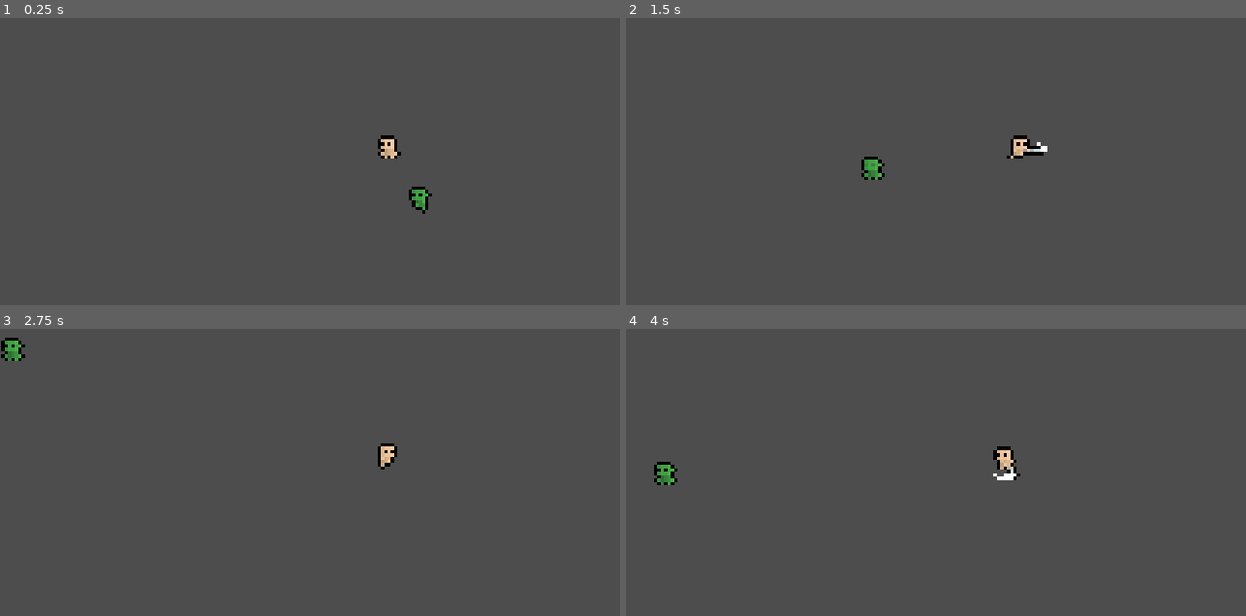
Above: before the commit, frames 1-4 (two rows, left to right).
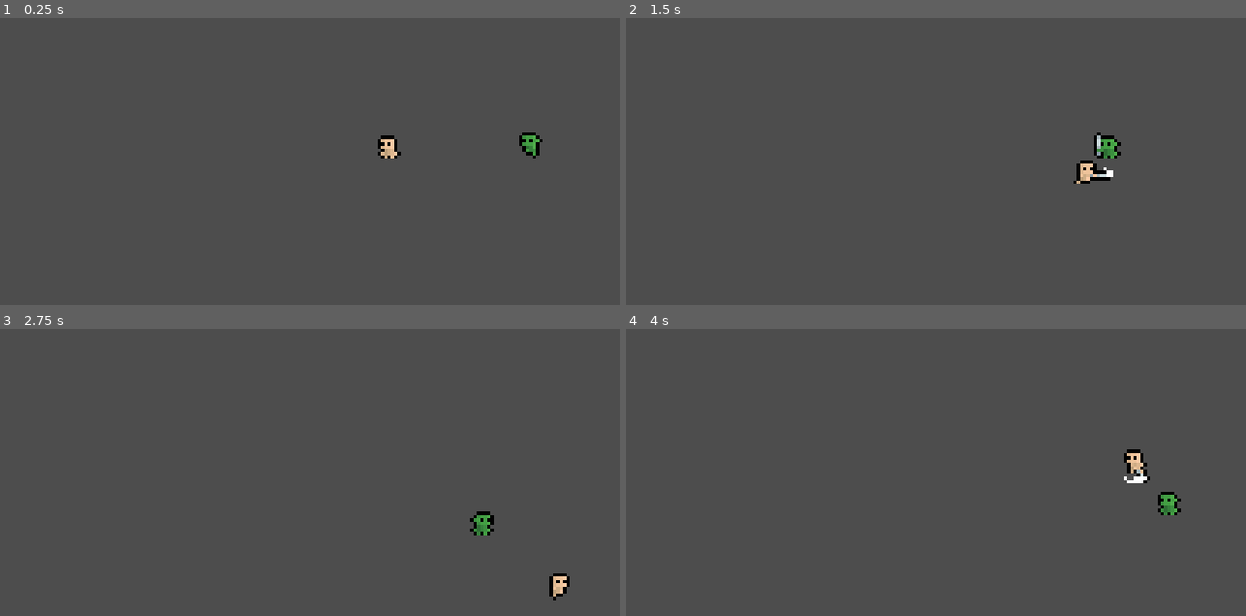
Above: after the commit, the same moments.

Repository: caceders/godot-tools
Game: Godot game, scene res://Scenes/Test.tscn
The game is run twice, just before and just after one commit, with the same random seed, the same clock (stepped at 60 frames per second) and the same inputs. The project has no main scene, so this scene is started directly.
Inputs:
- Up to frame 1 (0.25 s): no input
- Up to frame 2 (1.5 s): hold D (right) 0.53-1.28 s; tap Space (attack) at 0.6, 1.35 s; hold S (down) from 1.28 s (still down)
- Up to frame 3 (2.75 s): release S (down) at 2.03 s; hold D (right) from 2.03 s (still down); tap Space (attack) at 2.1 s
- Up to frame 4 (4 s): release D (right) at 2.78 s; hold W (up) 2.78-3.53 s; tap Space (attack) at 2.85, 3.6 s; hold A (left) from 3.53 s (still down)

The runs differ from the first frame. In frame 1, 0.5% of the frame differs, in the area x 65-88%, y 39-69%; in frame 2, 1.2%, in the area x 37-80%, y 39-58%; in frame 3, 1.0%; in frame 4, 1.2%.

Commit message:
feat: added some functionality to the enemy

Diff:
--- a/Scenes/Test.tscn
+++ b/Scenes/Test.tscn
@@ -10,4 +10,4 @@
 [node name="Camera2D" type="Camera2D" parent="Player"]
 
 [node name="Enemy" parent="." instance=ExtResource("2_ufi7k")]
-position = Vector2(17, 18)
+position = Vector2(44.88, 0)
--- a/Scenes/enemy.tscn
+++ b/Scenes/enemy.tscn
@@ -7,6 +7,9 @@
 [ext_resource type="Texture2D" uid="uid://bs1soxc80itm4" path="res://Assets/Minifantasy_Dungeon_Assets/Characters/Orc/Walk.png" id="5_r154k"]
 [ext_resource type="Script" path="res://Tools/AnimatedSprite2DController/animatedSprite2DController.gd" id="6_cjwk8"]
 
+[sub_resource type="RectangleShape2D" id="RectangleShape2D_gvesa"]
+size = Vector2(8, 8)
+
 [sub_resource type="AtlasTexture" id="AtlasTexture_jnyjk"]
 atlas = ExtResource("3_xaou8")
 region = Rect2(0, 32, 32, 32)
@@ -292,29 +295,37 @@
 radius = 106.042
 
 [sub_resource type="CircleShape2D" id="CircleShape2D_6achk"]
-radius = 18.0278
-
-[node name="Enemy" type="CharacterBody2D"]
+radius = 9.0
+
+[node name="Enemy" type="Node2D" node_paths=PackedStringArray("entity", "animated_sprite_controller", "detection_area", "attack_area")]
+script = ExtResource("2_ltvqw")
+entity = NodePath("Enemy")
+animated_sprite_controller = NodePath("Enemy/AnimatedSprite2DController")
+detection_area = NodePath("Enemy/DetectionArea")
+attack_area = NodePath("Enemy/AttackArea")
+target_groups = Array[String](["Player"])
+
+[node name="Enemy" type="CharacterBody2D" parent="."]
 script = ExtResource("1_wakf3")
-
-[node name="Enemy" type="Node" parent="." node_paths=PackedStringArray("entity", "animated_sprite_controller", "detection_area", "attack_area")]
-script = ExtResource("2_ltvqw")
-entity = NodePath("..")
-animated_sprite_controller = NodePath("../AnimatedSprite2DController")
-detection_area = NodePath("../DetectionArea")
-attack_area = NodePath("../AttackArea")
-
-[node name="AnimatedSprite2DController" type="AnimatedSprite2D" parent="."]
+speed = 20.0
+
+[node name="HitBox" type="CollisionShape2D" parent="Enemy"]
+position = Vector2(0, -1)
+shape = SubResource("RectangleShape2D_gvesa")
+
+[node name="AnimatedSprite2DController" type="AnimatedSprite2D" parent="Enemy"]
 sprite_frames = SubResource("SpriteFrames_2l87c")
-animation = &"enemyAttackRight"
+animation = &"enemyAttackLeft"
+frame = 3
+frame_progress = 1.0
 script = ExtResource("6_cjwk8")
 
-[node name="DetectionArea" type="Area2D" parent="."]
-
-[node name="CollisionShape2D" type="CollisionShape2D" parent="DetectionArea"]
+[node name="DetectionArea" type="Area2D" parent="Enemy"]
+
+[node name="CollisionShape2D" type="CollisionShape2D" parent="Enemy/DetectionArea"]
 shape = SubResource("CircleShape2D_f8p6b")
 
-[node name="AttackArea" type="Area2D" parent="."]
-
-[node name="CollisionShape2D" type="CollisionShape2D" parent="AttackArea"]
+[node name="AttackArea" type="Area2D" parent="Enemy"]
+
+[node name="CollisionShape2D" type="CollisionShape2D" parent="Enemy/AttackArea"]
 shape = SubResource("CircleShape2D_6achk")
--- a/Scenes/player.tscn
+++ b/Scenes/player.tscn
@@ -7,6 +7,9 @@
 [ext_resource type="Script" path="res://Tools/AnimatedSprite2DController/animatedSprite2DController.gd" id="5_8s35r"]
 [ext_resource type="Script" path="res://Scripts/player.gd" id="5_v07jb"]
 
+[sub_resource type="RectangleShape2D" id="RectangleShape2D_q83v7"]
+size = Vector2(7, 7)
+
 [sub_resource type="AtlasTexture" id="AtlasTexture_t5c85"]
 atlas = ExtResource("2_y1qmj")
 region = Rect2(0, 32, 32, 32)
@@ -264,22 +267,19 @@
 "speed": 5.0
 }]
 
-[sub_resource type="RectangleShape2D" id="RectangleShape2D_q83v7"]
-size = Vector2(7, 7)
-
-[node name="Player" type="CharacterBody2D" groups=["Player"]]
+[node name="Player" type="Node2D" node_paths=PackedStringArray("player_entity", "animated_sprite_controller")]
+script = ExtResource("5_v07jb")
+player_entity = NodePath("Player")
+animated_sprite_controller = NodePath("Player/AnimatedSprite2DController")
+
+[node name="Player" type="CharacterBody2D" parent="." groups=["Player"]]
 script = ExtResource("1_yljs5")
 
-[node name="Player" type="Node" parent="." node_paths=PackedStringArray("player_entity", "animated_sprite_controller")]
-script = ExtResource("5_v07jb")
-player_entity = NodePath("..")
-animated_sprite_controller = NodePath("../AnimatedSprite2DController")
-
-[node name="AnimatedSprite2DController" type="AnimatedSprite2D" parent="."]
+[node name="CollisionShape2D" type="CollisionShape2D" parent="Player"]
+position = Vector2(0.5, -0.5)
+shape = SubResource("RectangleShape2D_q83v7")
+
+[node name="AnimatedSprite2DController" type="AnimatedSprite2D" parent="Player"]
 sprite_frames = SubResource("SpriteFrames_0ht1w")
 animation = &"playerIdleLeft"
 script = ExtResource("5_8s35r")
-
-[node name="CollisionShape2D" type="CollisionShape2D" parent="."]
-position = Vector2(0.5, -0.5)
-shape = SubResource("RectangleShape2D_q83v7")
--- a/Tools/TopDownEntity2D/topDownEntity2D.gd
+++ b/Tools/TopDownEntity2D/topDownEntity2D.gd
@@ -53,7 +53,7 @@
 # region public methods
 ## Teleports the entity to the target position
 func teleport(p_position: Vector2):
-	position = p_position
+	global_position = p_position
 
 
 ## Adds an impulse to the entity
--- a/enemy.gd
+++ b/enemy.gd
@@ -4,6 +4,7 @@
 const MAX_STILL_TIME = 20
 const MAX_STRAFE_RADIUS = 50
 const ACCEPTABLE_DISTANCE_TO_STRAFE_POSITION = 1
+const CHARGE_TIME = .5
 
 enum State {IDLE,
             STRAFING,
@@ -24,9 +25,12 @@
 @export var animated_sprite_controller : AnimatedSprite2DController
 @export var detection_area: Area2D
 @export var attack_area: Area2D
-
+@export var target_groups: Array[String]
+
+var _target: Node2D
 
 var _stand_still_timer : Timer
+var _charge_timer : Timer
 var _active_state = State.IDLE
 var _last_movement_direction = Direction.LEFT
 
@@ -36,18 +40,32 @@
     _stand_still_timer = Timer.new()
     _stand_still_timer.one_shot = true
     add_child(_stand_still_timer)
+
+    _charge_timer = Timer.new()
+    _charge_timer.one_shot = true
+    add_child(_charge_timer)
+
     animated_sprite_controller.play_base_animation("enemyIdleLeft")
 
 
 func _process(_delta):
+
     match _active_state:
         State.IDLE:
-            if _stand_still_timer.time_left == 0:
+            if _target_in_sight():
+                enter_state(State.HUNTING)
+                return
+            elif _stand_still_timer.time_left == 0:
                 enter_state(State.STRAFING)
+            return
 
         State.STRAFING:
 
-            var vector_to_strafe_position = _strafe_position - entity.position
+            if _target_in_sight():
+                enter_state(State.HUNTING)
+                return
+
+            var vector_to_strafe_position = _strafe_position - entity.global_position
             entity.direction = vector_to_strafe_position.normalized()
 
             if entity.direction.x < 0:
@@ -59,15 +77,41 @@
 
             if vector_to_strafe_position.length() < ACCEPTABLE_DISTANCE_TO_STRAFE_POSITION:
                 enter_state(State.IDLE)
+            return
 
         State.HUNTING:
-            pass
+            if not _target_in_sight():
+                enter_state(State.IDLE)
+                return
+            if _target_in_attack_range():
+                enter_state(State.CHARGING)
+                return
+            entity.direction = (_target.global_position - entity.global_position)
+            if entity.direction.x < 0:
+                animated_sprite_controller.play_base_animation("enemyWalkLeft")
+                _last_movement_direction = Direction.LEFT
+            else:
+                animated_sprite_controller.play_base_animation("enemyWalkRight")
+                _last_movement_direction = Direction.RIGHT
+            return
 
         State.CHARGING:
-            pass
+            if not _target_in_attack_range():
+                enter_state(State.HUNTING)
+                return
+            if _charge_timer.time_left == 0:
+                enter_state(State.ATTACKING)
+            var vector_to_target = _get_vector_to_target()
+            if vector_to_target.x < 0:
+                animated_sprite_controller.play_base_animation("enemyChargeLeft")
+            else:
+                animated_sprite_controller.play_base_animation("enemyChargeRight")
+            return
+
 
         State.ATTACKING:
-            pass
+            enter_state(State.CHARGING)
+            return
 
         State.DYING:
             pass
@@ -93,26 +137,36 @@
                 animated_sprite_controller.play_base_animation("enemyIdleRight")
             _stand_still_timer.start(randf_range(MIN_STILL_TIME, MAX_STILL_TIME))
             _stand_still_timer.paused = false
+            return
 
         State.STRAFING:
             # Pick a random spot nearby and walk to
             var strafe_direction = Vector2(randf_range(-1, 1), randf_range(-1, 1)).normalized()
             _strafe_position = strafe_direction * randf_range(0, MAX_STRAFE_RADIUS)
+            return
 
         State.HUNTING:
             pass
 
         State.CHARGING:
-            pass
+            entity.direction = Vector2(0,0)
+            _charge_timer.start(CHARGE_TIME)
+            return
 
         State.ATTACKING:
-            pass
+            var vector_to_target = _get_vector_to_target()
+            if vector_to_target.x < 0:
+                animated_sprite_controller.play_overlay_animation("enemyAttackLeft", 1)
+            else:
+                animated_sprite_controller.play_overlay_animation("enemyAttackRight", 1)
+            return
 
         State.DYING:
             pass
 
         State.DEAD:
-            pass
+            entity.direction = Vector2(0,0)
+            return
 
 
 
@@ -125,7 +179,8 @@
             pass
 
         State.HUNTING:
-            pass
+            _target = null
+            return
 
         State.CHARGING:
             pass
@@ -140,10 +195,29 @@
             pass
 
 
+func _body_is_target(body: Node2D):
+    var groups = body.get_groups()
+    for group in groups:
+        if group in target_groups:
+            return true
+    return false
 
 func _target_in_sight():
-    pass
+    var bodies_in_sight = detection_area.get_overlapping_bodies()
+    for body in bodies_in_sight:
+        if _body_is_target(body):
+            _target = body
+            return true
+    return false
 
 
 func _target_in_attack_range():
-    pass
+    var bodies_in_sight = attack_area.get_overlapping_bodies()
+    for body in bodies_in_sight:
+        if _body_is_target(body):
+            _target = body
+            return true
+    return false
+
+func _get_vector_to_target():
+    return (_target.global_position - entity.global_position)
Not shown: 1 places in Scenes/enemy.tscn that only renumber resources
